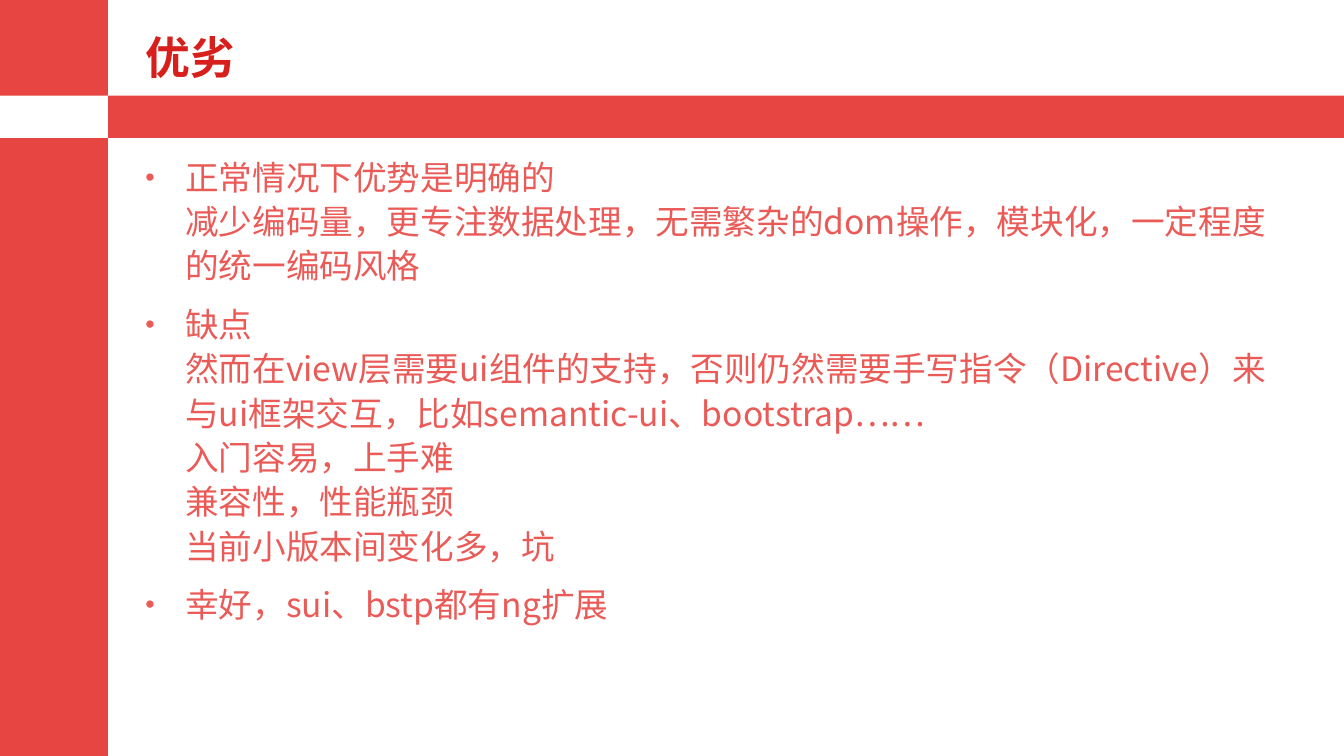
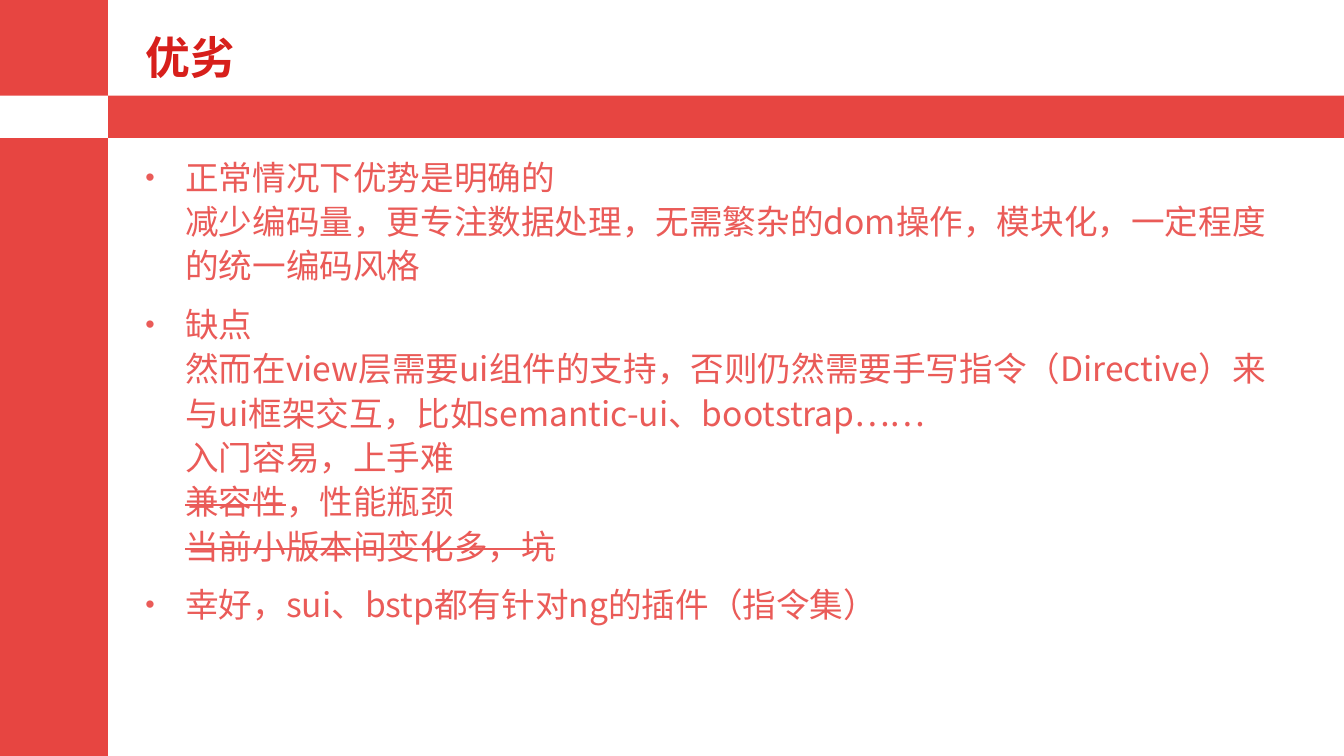
Before and after one commit to alianggitok/doc_tidy, a slide deck: slide 10 of angularjs/ng.pptx. Drawn at 1344x756 pixels with LibreOffice and Linux fonts; fonts in the diff are those of the drawing. Boxes give left, top, right and bottom in pixels: in the first picture for what was removed or moved away, otherwise in the second. Text is boxed around its words. In the diff, an @@ line names an element or a change of style, - is before the commit and + after.

```diff
--- a/angularjs/ng.pptx
+++ b/angularjs/ng.pptx
@@ text at box(185, 309, 1265, 563): font Noto Sans CJK SC to Noto Sans CJK JP, strikethrough on in "兼容性，性能瓶颈 当前小版本间变化多，坑" @@
@@ text at box(185, 588, 877, 626): text changed @@
-• 幸好，sui、bstp都有ng扩展
+• 幸好，sui、bstp都有针对ng的插件（指令集）
```
Also in this commit, not shown: 7 other slides changed, 1 other file.
